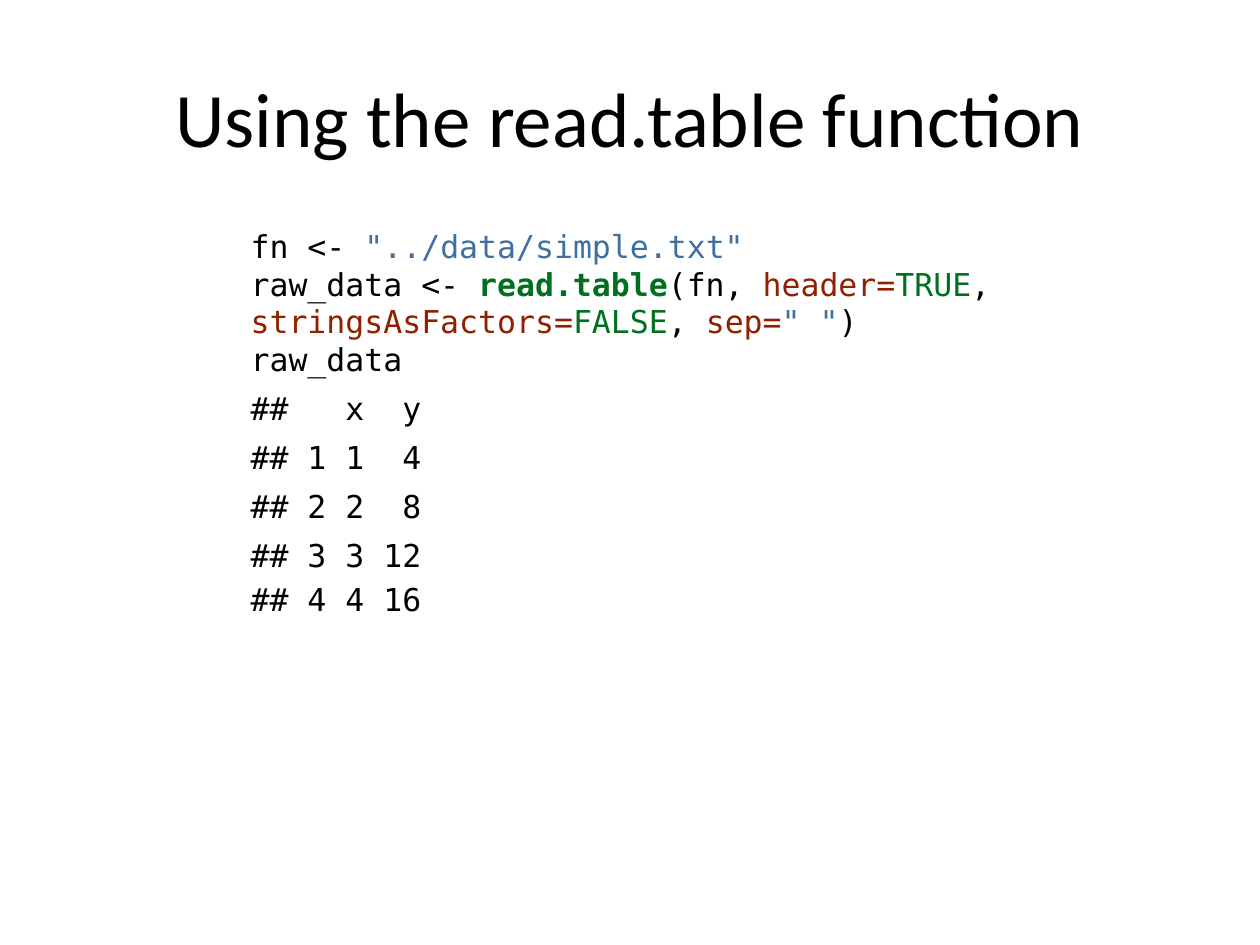
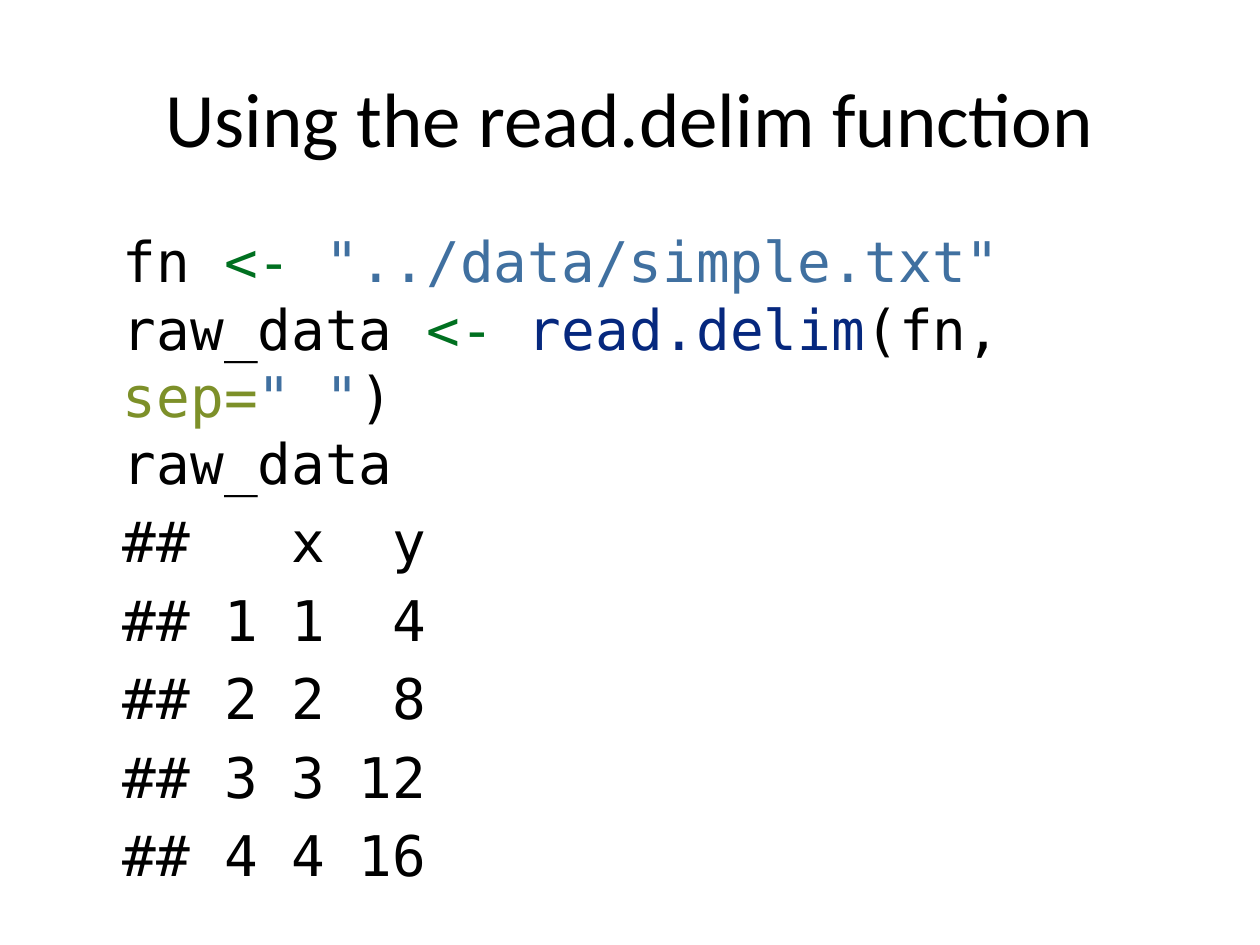
Before and after one commit to pmean/classes, a slide deck: slide 8 of introduction-to-r/src/v03-slides-and-speaker-notes.pptx (slide 6 before the commit). Drawn at 1260x945 pixels with LibreOffice and Linux fonts; fonts in the diff are those of the drawing. Boxes give left, top, right and bottom in pixels: in the first picture for what was removed or moved away, otherwise in the second. Text is boxed around its words. In the diff, an @@ line names an element or a change of style, - is before the commit and + after.

```diff
--- a/introduction-to-r/src/v03-slides-and-speaker-notes.pptx
+++ b/introduction-to-r/src/v03-slides-and-speaker-notes.pptx
@@ title at (165,93,1093,161): text changed @@
-Using the read.table function
+Using the read.delim function
@@ text at (123,239,1000,485): text changed; size 18 to 32 pt @@
-fn <- "../data/simple.txt"
-raw_data <- read.table(fn, header=TRUE, stringsAsFactors=FALSE, sep=" ")
-raw_data
+fn <- "../data/simple.txt"
+raw_data <- read.delim(fn, sep=" ")
+raw_data
@@ text at (224,531,427,877): size 18 to 32 pt in "## x y ## 1 1 4 ..."; indent changed; more space between paragraphs @@
```
Also in this commit, not shown: 18 other slides changed, 7 slides added, 6 other files.
